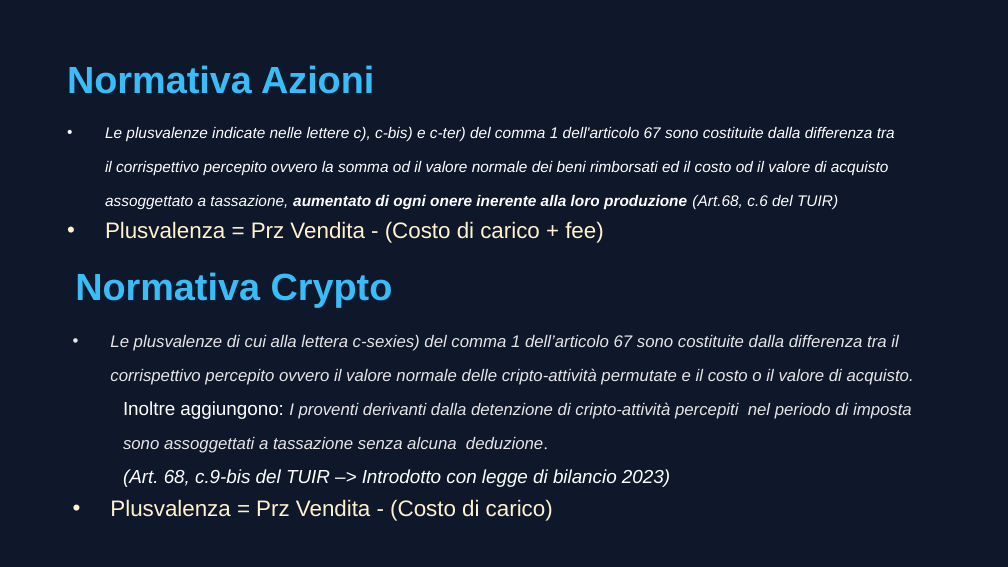
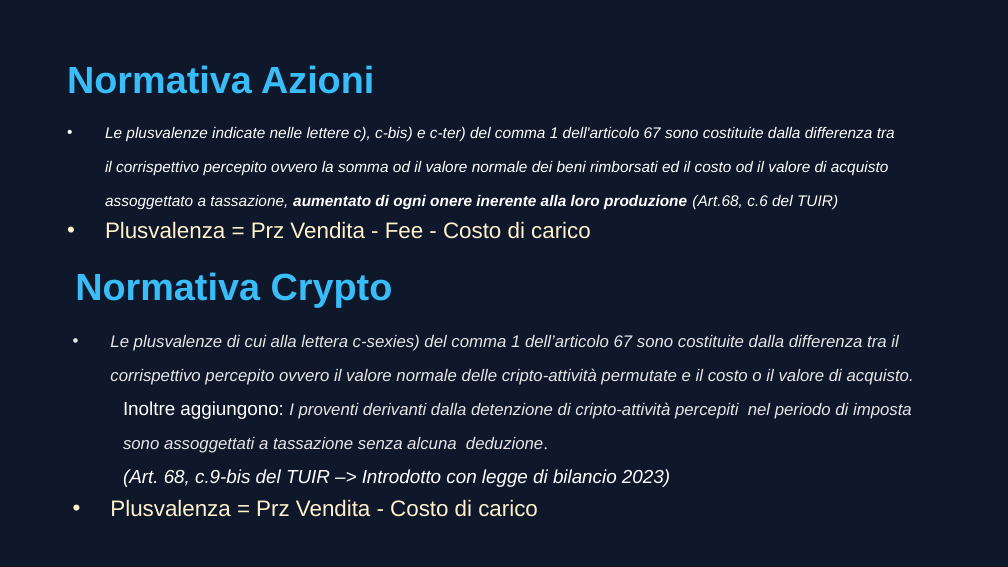
Before and after one commit to Lucapasselli/GiacenzeCrypto, a slide deck: slide 2 of Documentazione/Gestione delle fee.pptx. Drawn at 1008x567 pixels with LibreOffice and Linux fonts; fonts in the diff are those of the drawing. Boxes give left, top, right and bottom in pixels: in the first picture for what was removed or moved away, otherwise in the second. Text is boxed around its words. In the diff, an @@ line names an element or a change of style, - is before the commit and + after.

```diff
--- a/Documentazione/Gestione delle fee.pptx
+++ b/Documentazione/Gestione delle fee.pptx
@@ text at (x1=105, y1=221, x2=591, y2=239): text changed @@
-• Plusvalenza = Prz Vendita - (Costo di carico + fee)
+• Plusvalenza = Prz Vendita - Fee - Costo di carico
@@ text at (x1=110, y1=499, x2=538, y2=517): text changed @@
-• Plusvalenza = Prz Vendita - (Costo di carico)
+• Plusvalenza = Prz Vendita - Costo di carico
```
Also in this commit, not shown: 5 other slides changed, 1 slide added, 2 slides removed.
